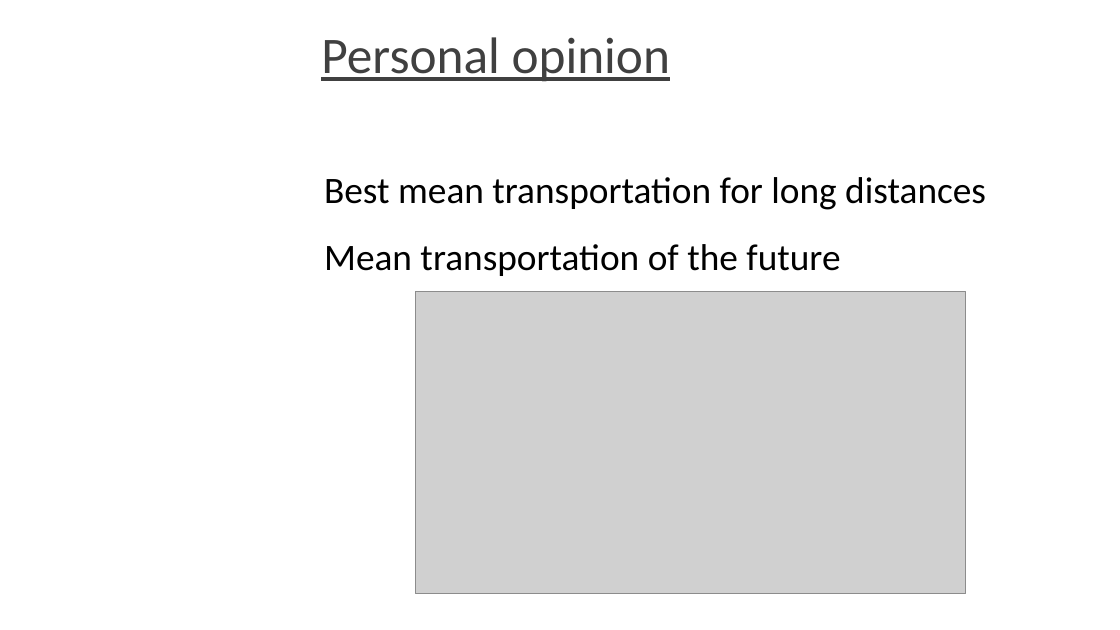
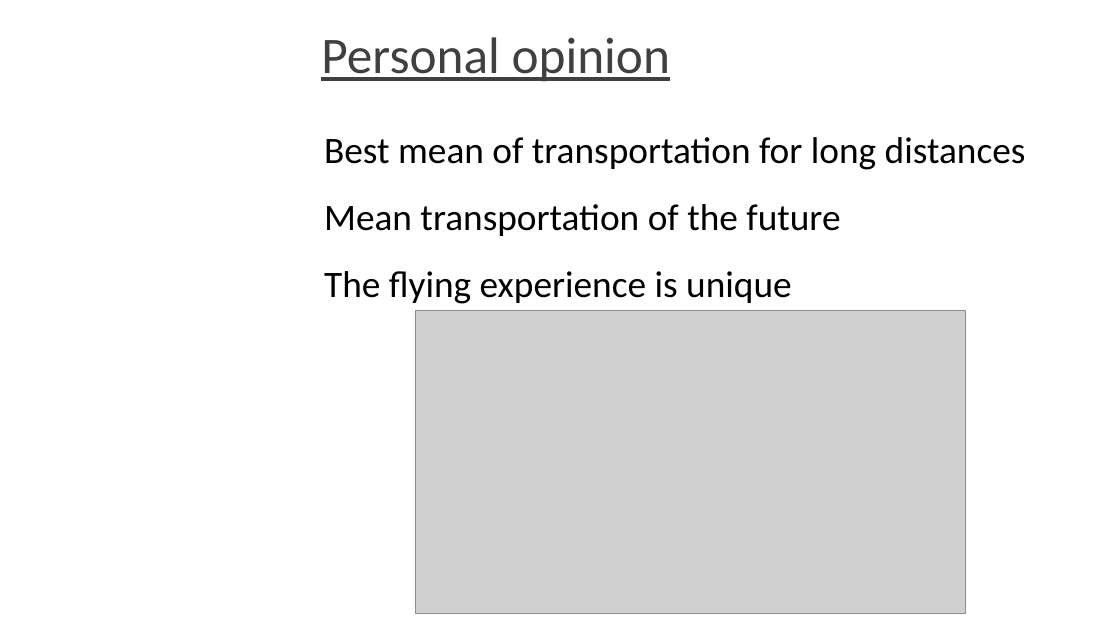
Before and after one commit to MilaniFrancesco7/Scuola, a slide deck: slide 7 of Inglese/Airplane/Milani_Technology.odp (slide 6 before the commit). Drawn at 1120x630 pixels with LibreOffice and Linux fonts; fonts in the diff are those of the drawing; grey boxes stand for pictures; background and template pictures are left out. Boxes give left, top, right and bottom in pixels: in the first picture for what was removed or moved away, otherwise in the second. Text is boxed around its words. In the diff, an @@ line names an element or a change of style, - is before the commit and + after.

```diff
--- a/Inglese/Airplane/Milani_Technology.odp
+++ b/Inglese/Airplane/Milani_Technology.odp
@@ text "Best mean of transportation for ...": place and size @@
-text "Best mean of transportation for ..." at bbox=[324, 177, 986, 276]
+text "Best mean of transportation for ..." at bbox=[324, 137, 1026, 304]
@@ text at bbox=[324, 137, 1026, 170]: text changed @@
-● Best mean transportation for long distances
+● Best mean of transportation for long distances
@@ text at bbox=[324, 271, 792, 304]: paragraph added @@
+● The flying experience is unique
@@ picture: place and size @@
-picture at bbox=[415, 291, 965, 594]
+picture at bbox=[415, 311, 965, 614]
```
Also in this commit, not shown: 2 other slides changed, 3 slides added, 2 slides removed, 7 other files.
